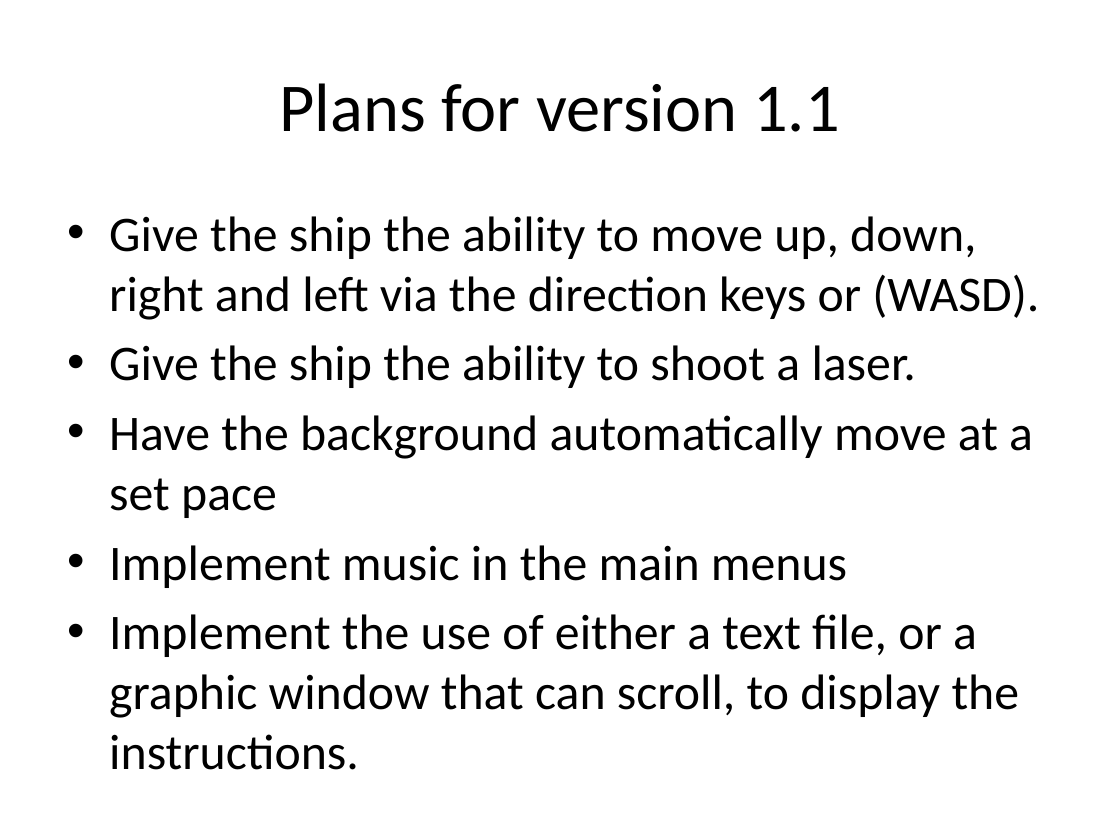
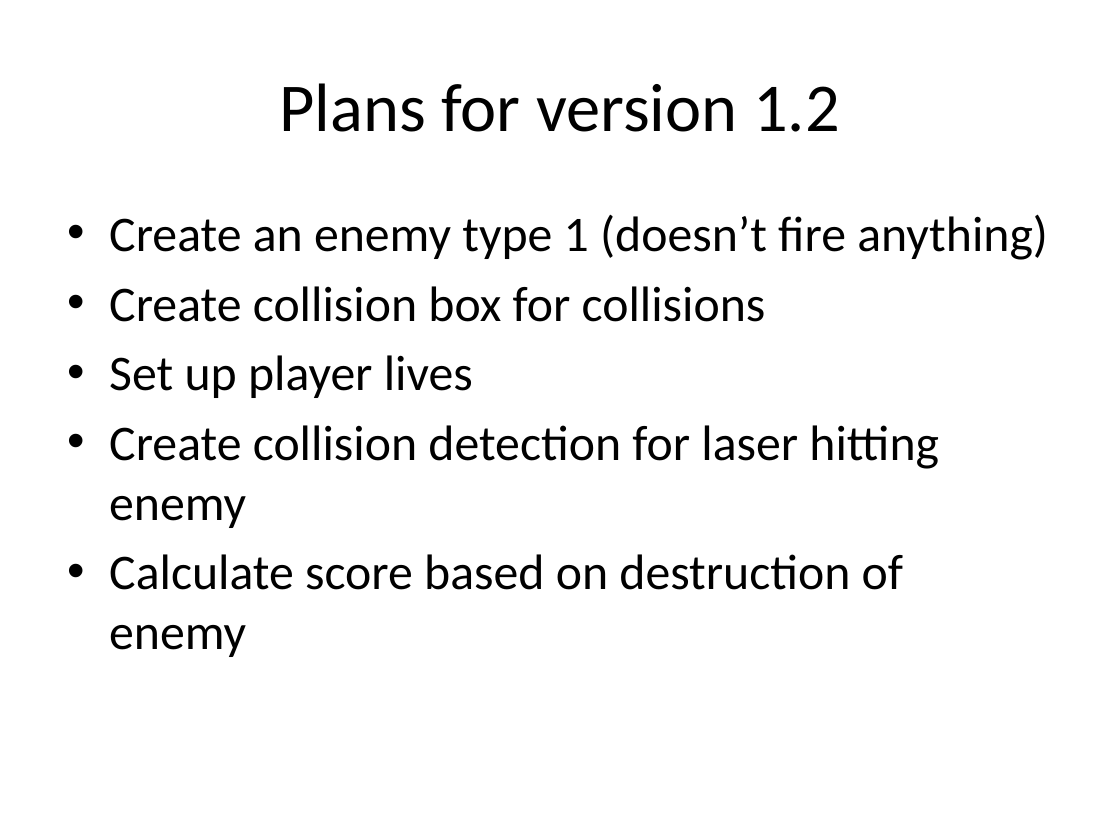
Before and after one commit to csce3513/Team15, a slide deck: slide 10 of Project Starfighter 1.0.pptx (slide 24 before the commit). Drawn at 1120x840 pixels with LibreOffice and Linux fonts; fonts in the diff are those of the drawing; background and template pictures are left out. Boxes give left, top, right and bottom in pixels: in the first picture for what was removed or moved away, otherwise in the second. Text is boxed around its words. In the diff, an @@ line names an element or a change of style, - is before the commit and + after.

```diff
--- a/Project Starfighter 1.0.pptx
+++ b/Project Starfighter 1.0.pptx
@@ title at bbox=[279, 83, 840, 132]: text changed @@
-Plans for version 1.1
+Plans for version 1.2
@@ text at bbox=[109, 214, 1048, 657]: text changed @@
-• Give the ship the ability to move up, down, right and left via the direction keys or (WASD).
-• Give the ship the ability to shoot a laser.
-• Have the background automatically move at a set pace
-• Implement music in the main menus
-• Implement the use of either a text file, or a graphic window that can scroll, to display the instructions.
+• Create an enemy type 1 (doesn’t fire anything)
+• Create collision box for collisions
+• Set up player lives
+• Create collision detection for laser hitting enemy
+• Calculate score based on destruction of enemy
```
Also in this commit, not shown: 8 other slides changed, 1 slide added, 16 slides removed, 40 other files.
